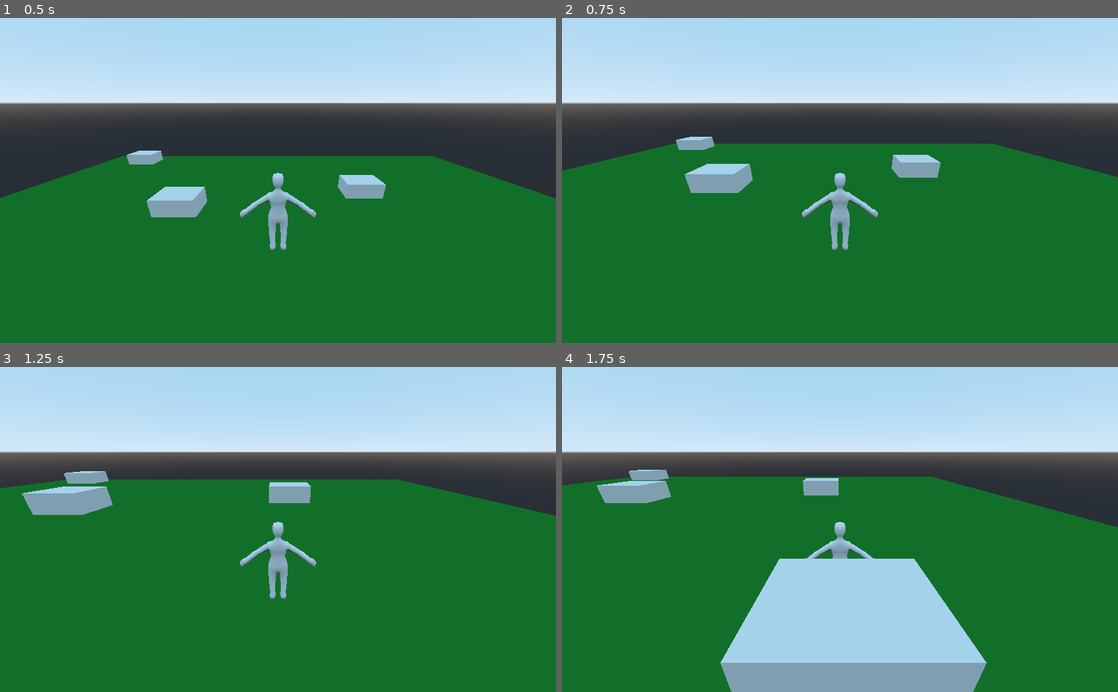
Above: before the commit, frames 1-4 (two rows, left to right).
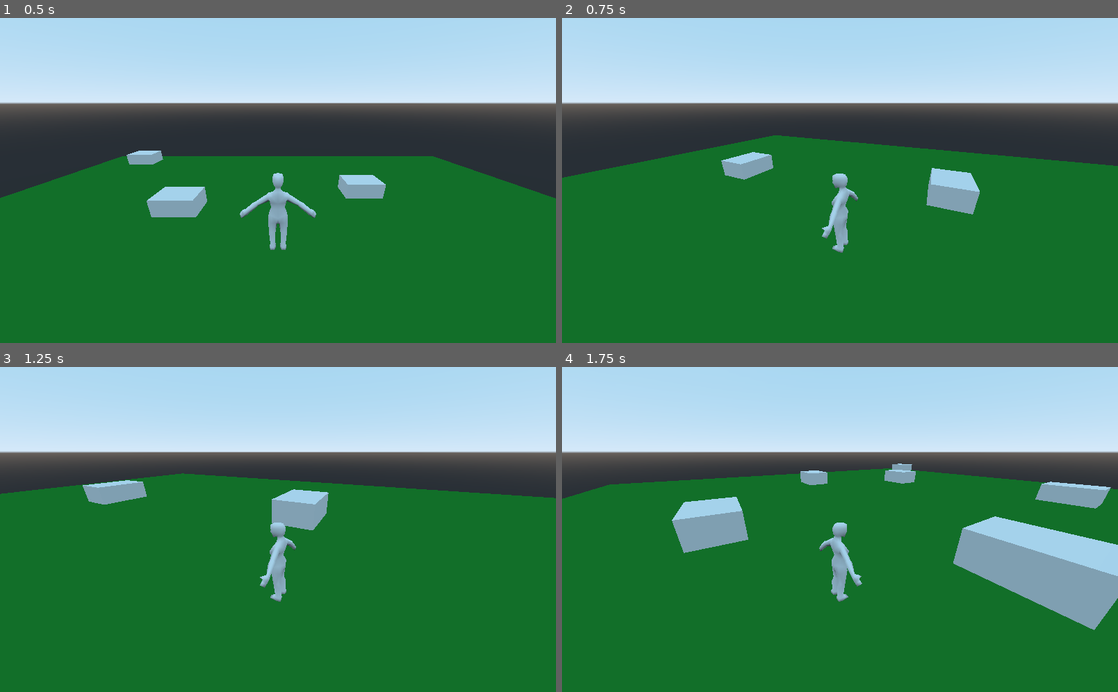
Above: after the commit, the same moments.

Repository: vjms/Godot3rdPersonTemplate
Game: Godot game, scene res://scenes/maps/Sandbox.tscn
Same seed, same stepped clock (60 frames per second), same inputs: the game is played once before the commit and once after it. The project has no main scene, so this scene is started directly.
Inputs (mouse positions are in pixels of both pictures, inside the frame that each line leads up to):
- Up to frame 1 (0.5 s): no input
- Up to frame 2 (0.75 s): move the mouse to (962, 164) at 0.52 s; hold D (move_right) from 0.53 s (still down)
- Up to frame 3 (1.25 s): keep holding D (move_right)
- Up to frame 4 (1.75 s): move the mouse to (728, 545) at 1.27 s; release D (move_right) at 1.28 s; hold S (move_backward) from 1.28 s (still down)

Frame 1 is identical in both runs. In frame 2, 5.4% of the frame differs, in the area x 0-100%, y 36-73%; in frame 3, 5.0%; in frame 4, 29%, in the area x 0-100%, y 29-100%.

Commit message:
rotating camera and movement depends on camera rotation

Diff:
--- a/scenes/character/Character.gd
+++ b/scenes/character/Character.gd
@@ -7,6 +7,17 @@
 var _deceleration = 10.0
 var _velocity := Vector3.ZERO
 var _gravity := -9.81
+var _mouse_sensitivity = 0.005
+
+
+func _ready():
+	Input.set_mouse_mode(Input.MOUSE_MODE_CAPTURED)
+
+
+func _input(event):
+	if event is InputEventMouseMotion:
+		event = event as InputEventMouseMotion
+		_camera_anchor.rotate(Vector3.UP, -event.get_relative().x * _mouse_sensitivity)
 
 
 func _physics_process(delta):
@@ -23,7 +34,9 @@
 	var tmp = Vector2(_velocity.x, _velocity.z)
 
 	if move_vector.length_squared() > 0.2:
-		tmp = lerp(tmp, move_vector.normalized() * _max_speed, delta * _acceleration)
+		var rot = -_camera_anchor.get_rotation().y
+		move_vector = move_vector.normalized().rotated(rot)
+		tmp = lerp(tmp, move_vector * _max_speed, delta * _acceleration)
 	else:
 		tmp = lerp(tmp, Vector2.ZERO, delta * _deceleration)
 
